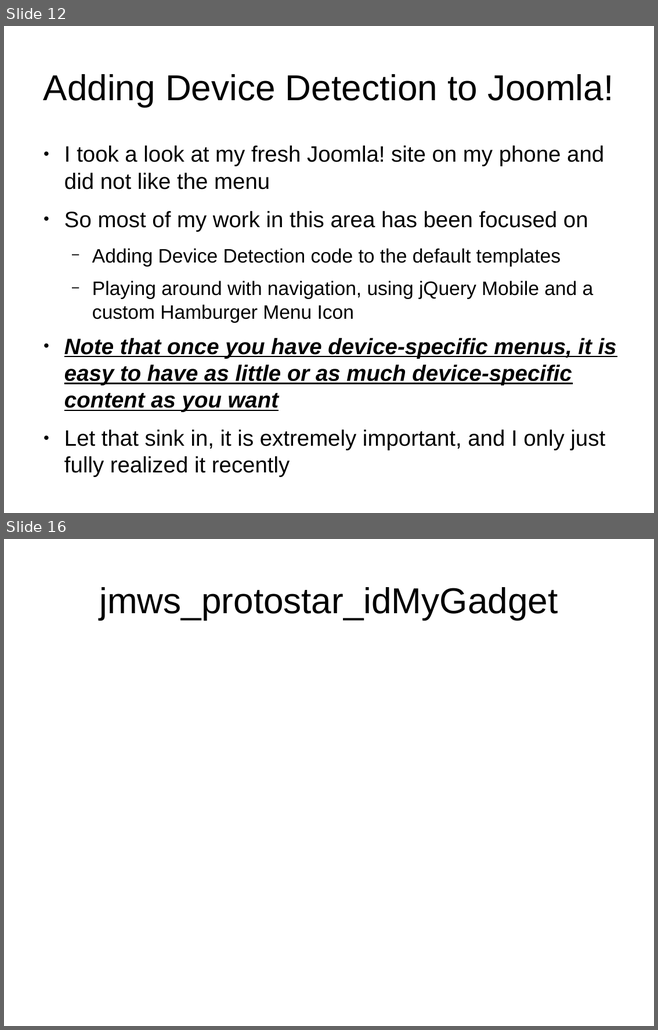
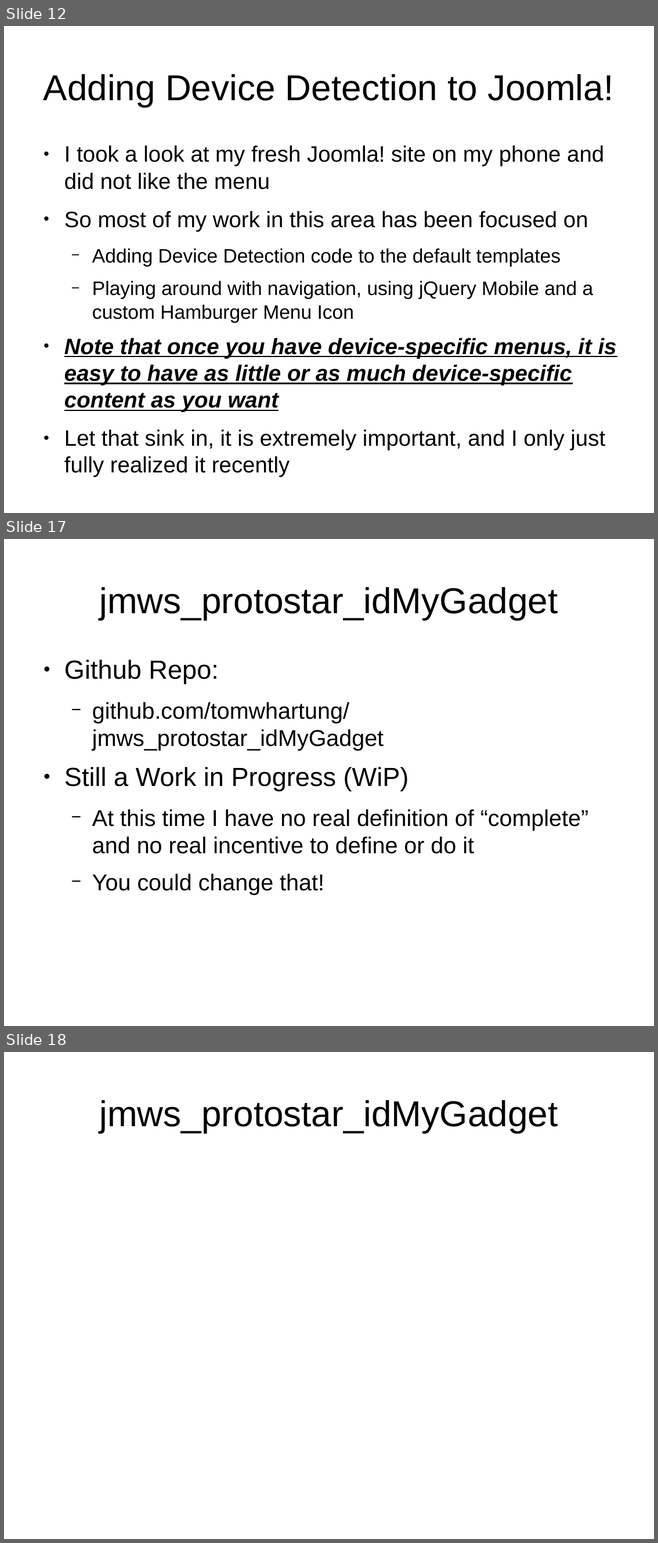
Before and after one commit to tomwhartung/jmws_accoutrements, a slide deck: presentations/2015_09-Joomla/Device_Detection-In_Protostar_and_Beez3.odp. Shown one above the other, each under a label of ours: slides 12 and 16 before the commit, slides 12, 17 and 18 after it; the slides between them are not shown. The pictures are 658x1030 and 658x1543 pixels, drawn with LibreOffice and Linux fonts; fonts in the diff are those of the drawing. Boxes give left, top, right and bottom in pixels: in the first picture for what was removed or moved away, otherwise in the second. Text is boxed around its words. In the diff, an @@ line names an element or a change of style, - is before the commit and + after.

```diff
--- a/presentations/2015_09-Joomla/Device_Detection-In_Protostar_and_Beez3.odp
+++ b/presentations/2015_09-Joomla/Device_Detection-In_Protostar_and_Beez3.odp
@@ slide 17 added at <box>4,539,654,1026</box>, background #FFFFFF @@
@@ title added at <box>99,587,557,620</box>, 44 pt, text #000000 @@
+jmws_protostar_idMyGadget
@@ text added at <box>64,660,588,895</box>, 28 pt, text #000000 @@
+● Github Repo:
+  − github.com/tomwhartung/jmws_protostar_idMyGadget
+● Still a Work in Progress (WiP)
+  − At this time I have no real definition of “complete” and no real incentive to define or do it
+  − You could change that!
@@ what was slide 16 is now slide 18 @@
```
Also in this commit, not shown: 5 slides changed, 2 other slides added, 1 slide removed, 1 other file.
